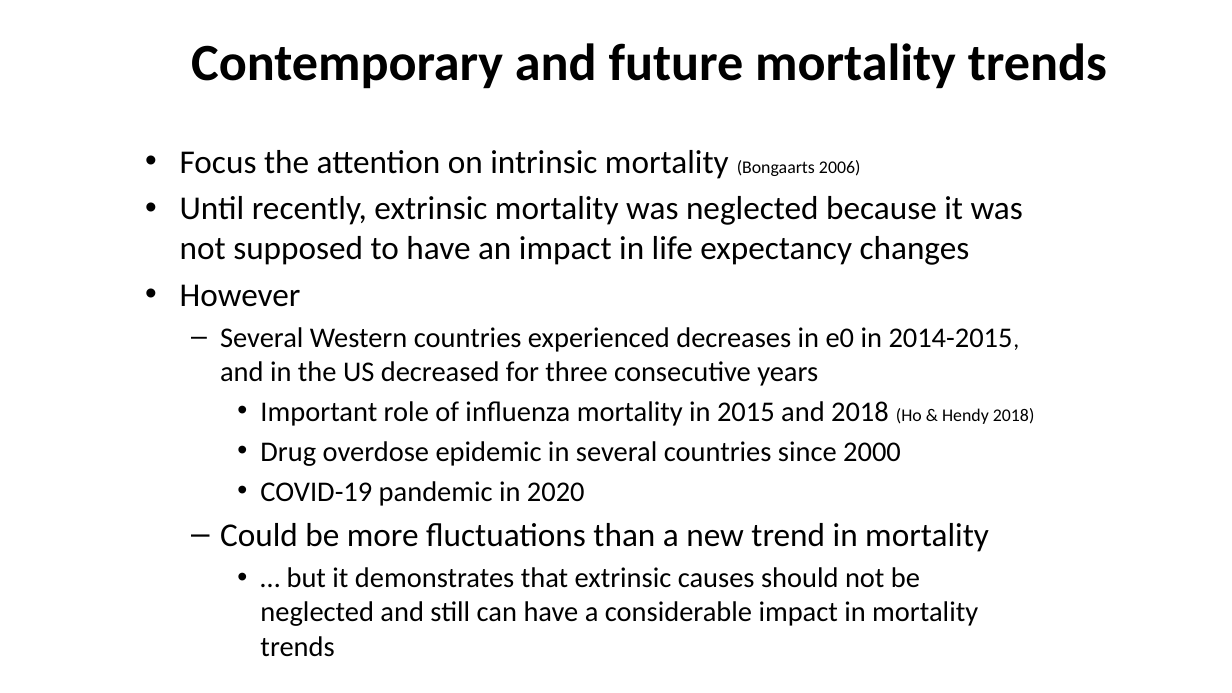
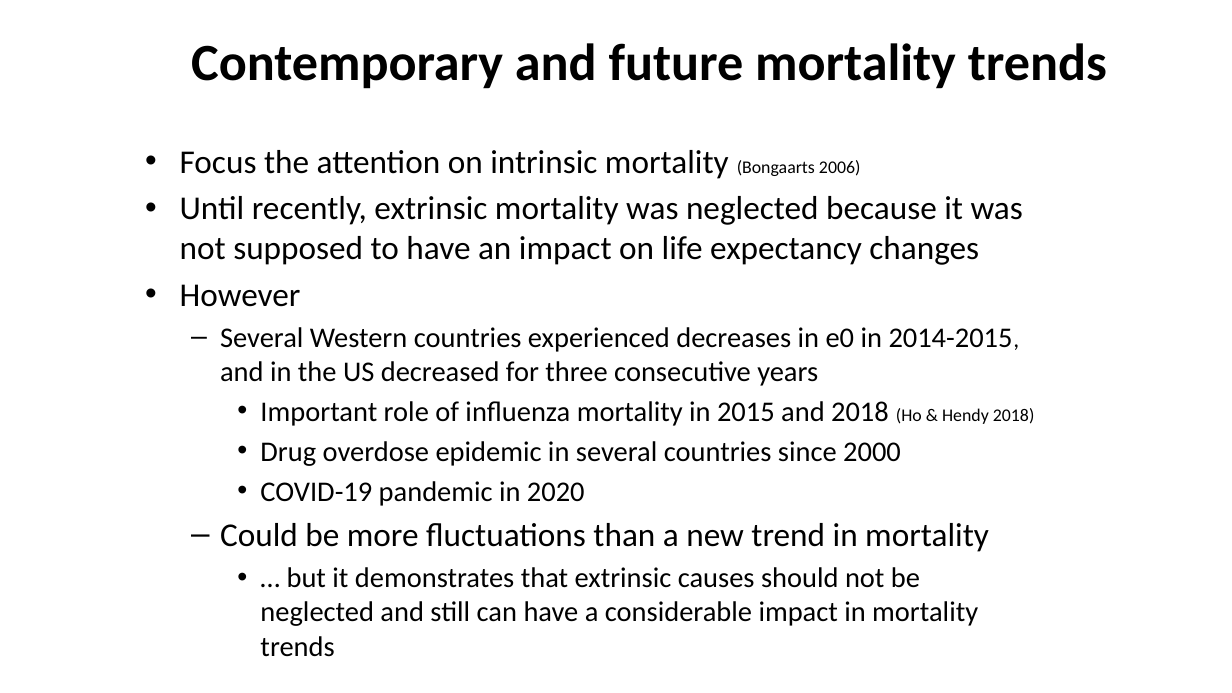
Before and after one commit to kikeacosta/edsd26_apc, a slide deck: slide 40 of slides/01_mortality_trends.pptx (slide 41 before the commit). Drawn at 1232x693 pixels with LibreOffice and Linux fonts; fonts in the diff are those of the drawing. Boxes give left, top, right and bottom in pixels: in the first picture for what was removed or moved away, otherwise in the second. Text is boxed around its words. In the diff, an @@ line names an element or a change of style, - is before the commit and + after.

```diff
--- a/slides/01_mortality_trends.pptx
+++ b/slides/01_mortality_trends.pptx
@@ text at <box>180,196,1023,265</box>: text changed @@
-• Until recently, extrinsic mortality was neglected because it was not supposed to have an impact in life expectancy changes
+• Until recently, extrinsic mortality was neglected because it was not supposed to have an impact on life expectancy changes
```
Also in this commit, not shown: 7 other slides changed, 2 slides added.
